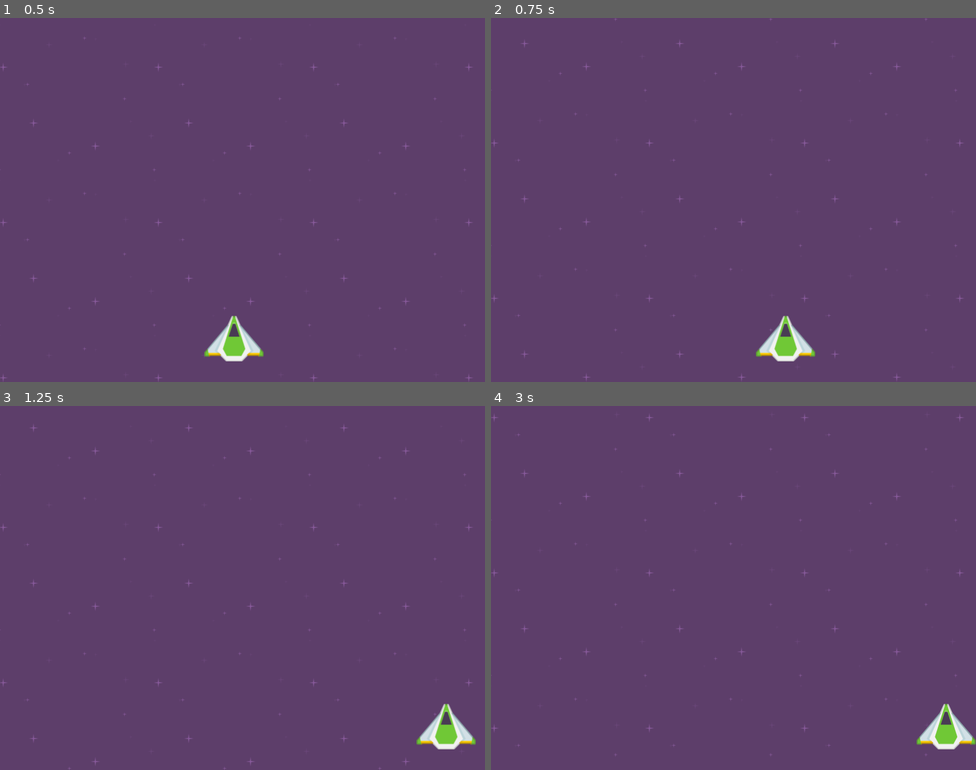
Above: before the commit, frames 1-4 (two rows, left to right).
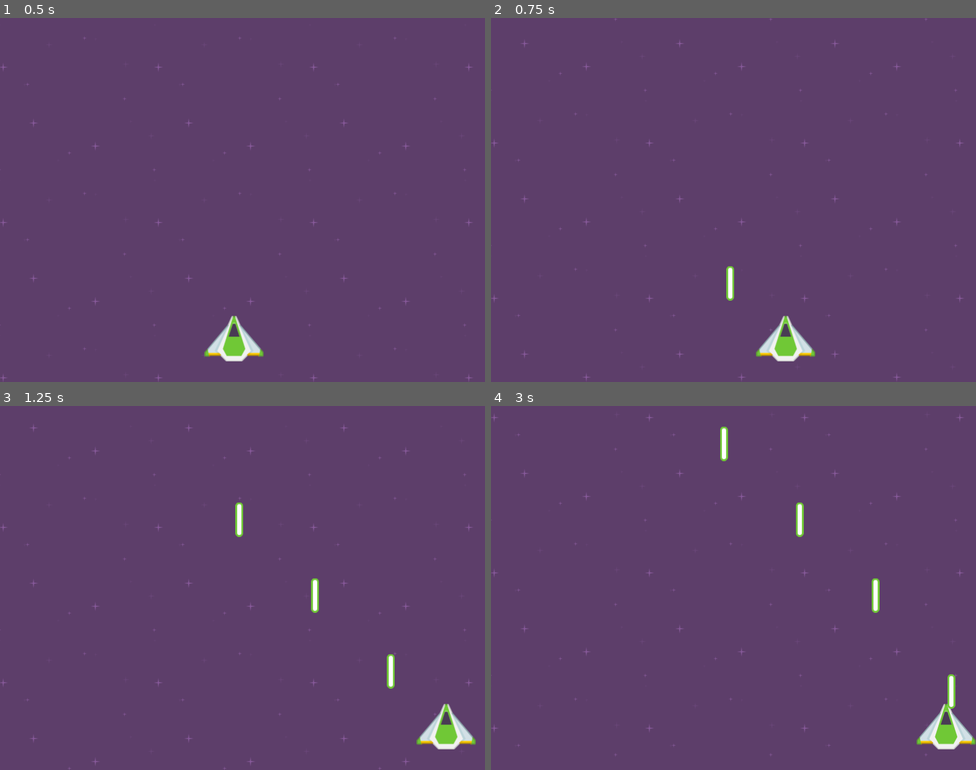
Above: after the commit, the same moments.

Repository: henriquelima92/godot-space-attack
Game: Godot game, scene res://scenes/Main.tscn
Two runs of this game, one before a commit and one after it. Both use one fixed random seed, a clock stepped at 60 frames per second and the inputs below.
Inputs:
- Up to frame 1 (0.5 s): no input
- Up to frame 2 (0.75 s): hold Right (right) from 0.53 s (still down); hold Space (shoot, bound only after the commit) from 0.53 s (still down)
- Up to frame 3 (1.25 s): keep holding Right (right); keep holding Space (shoot, bound only after the commit)
- Up to frame 4 (3 s): release Right (right) at 1.28 s; release Space (shoot, bound only after the commit) at 1.28 s; hold Left (left) 1.28-2.03 s; tap Space (shoot, bound only after the commit) at 1.35, 2.85 s; hold Space (shoot, bound only after the commit) 2.03-2.78 s; hold Right (right) from 2.03 s (still down)

Frame 1 is identical in both runs. In frame 2, 0.2% of the frame differs, in the area x 48-51%, y 68-78%; in frame 3, 0.5%; in frame 4, 0.6%, in the area x 47-96%, y 5-84%.

Commit message:
Added player projectiles.

Diff:
--- a/project.godot
+++ b/project.godot
@@ -39,6 +39,11 @@
 , Object(InputEventKey,"resource_local_to_scene":false,"resource_name":"","device":0,"alt":false,"shift":false,"control":false,"meta":false,"command":false,"pressed":false,"scancode":68,"unicode":0,"echo":false,"script":null)
  ]
 }
+shoot={
+"deadzone": 0.5,
+"events": [ Object(InputEventKey,"resource_local_to_scene":false,"resource_name":"","device":0,"alt":false,"shift":false,"control":false,"meta":false,"command":false,"pressed":false,"scancode":32,"unicode":0,"echo":false,"script":null)
+ ]
+}
 
 [rendering]
 
--- a/scenes/Player.tscn
+++ b/scenes/Player.tscn
@@ -1,16 +1,22 @@
-[gd_scene load_steps=4 format=2]
+[gd_scene load_steps=5 format=2]
 
 [ext_resource path="res://assets/sprites/playerShip3_green.png" type="Texture" id=1]
 [ext_resource path="res://scripts/Player.gd" type="Script" id=2]
+[ext_resource path="res://scenes/PlayerProjectiles.tscn" type="PackedScene" id=3]
 
 [sub_resource type="CircleShape2D" id=1]
 radius = 38.6762
 
 [node name="Player" type="KinematicBody2D"]
 script = ExtResource( 2 )
+projectile = ExtResource( 3 )
 
 [node name="Sprite" type="Sprite" parent="."]
 texture = ExtResource( 1 )
 
 [node name="CollisionShape2D" type="CollisionShape2D" parent="."]
 shape = SubResource( 1 )
+
+[node name="Timer" type="Timer" parent="."]
+wait_time = 0.25
+[connection signal="timeout" from="Timer" to="." method="_on_Timer_timeout"]
--- /dev/null
+++ b/scenes/PlayerProjectiles.tscn
@@ -0,0 +1,17 @@
+[gd_scene load_steps=4 format=2]
+
+[ext_resource path="res://scripts/PlayerProjectiles.gd" type="Script" id=1]
+[ext_resource path="res://assets/sprites/laserGreen06.png" type="Texture" id=2]
+
+[sub_resource type="RectangleShape2D" id=1]
+extents = Vector2( 7.14796, 28.209 )
+
+[node name="PlayerProjectiles" type="Area2D"]
+script = ExtResource( 1 )
+speed = 500
+
+[node name="Sprite" type="Sprite" parent="."]
+texture = ExtResource( 2 )
+
+[node name="CollisionShape2D" type="CollisionShape2D" parent="."]
+shape = SubResource( 1 )
--- a/scripts/Player.gd
+++ b/scripts/Player.gd
@@ -2,10 +2,14 @@
 
 const SPEED = 500
 
+export(PackedScene) var projectile
+
 onready var sprite = $Sprite
+onready var timer = $Timer
 
 var screen_size
 var playerSize
+var can_shoot = true
 
 func _ready():
 	screen_size = get_viewport_rect().size.x
@@ -17,4 +21,15 @@
 	elif Input.is_action_pressed("right"):
 		position.x += SPEED * delta
 
+	if can_shoot == true and Input.is_action_pressed("shoot"):
+		can_shoot = false
+		var new_projectile = projectile.instance()
+		new_projectile.position = position
+		get_parent().add_child(new_projectile)
+		timer.start()
+
 	position.x = clamp(position.x, 0 + (playerSize/2), screen_size-(playerSize/2))
+
+
+func _on_Timer_timeout():
+	can_shoot = true
--- /dev/null
+++ b/scripts/PlayerProjectiles.gd
@@ -0,0 +1,17 @@
+extends Area2D
+
+export var speed = 200
+export var damage = 10
+
+func _ready():
+	connect("are_entered", self, "_on_area_entered")
+
+func _process(delta):
+	position.y -= speed * delta
+	if position.y < - 2000:
+		queue_free()
+
+func _on_area_entered(area):
+	if area.is_in_group("Enemies"):
+		area.add_damage(damage)
+		queue_free()
